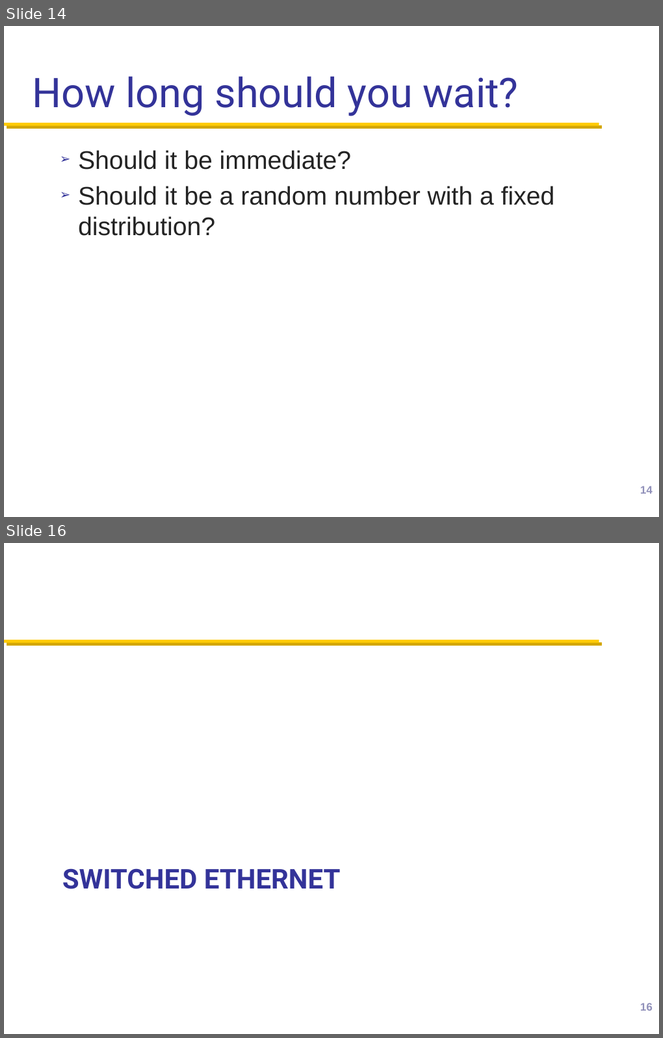
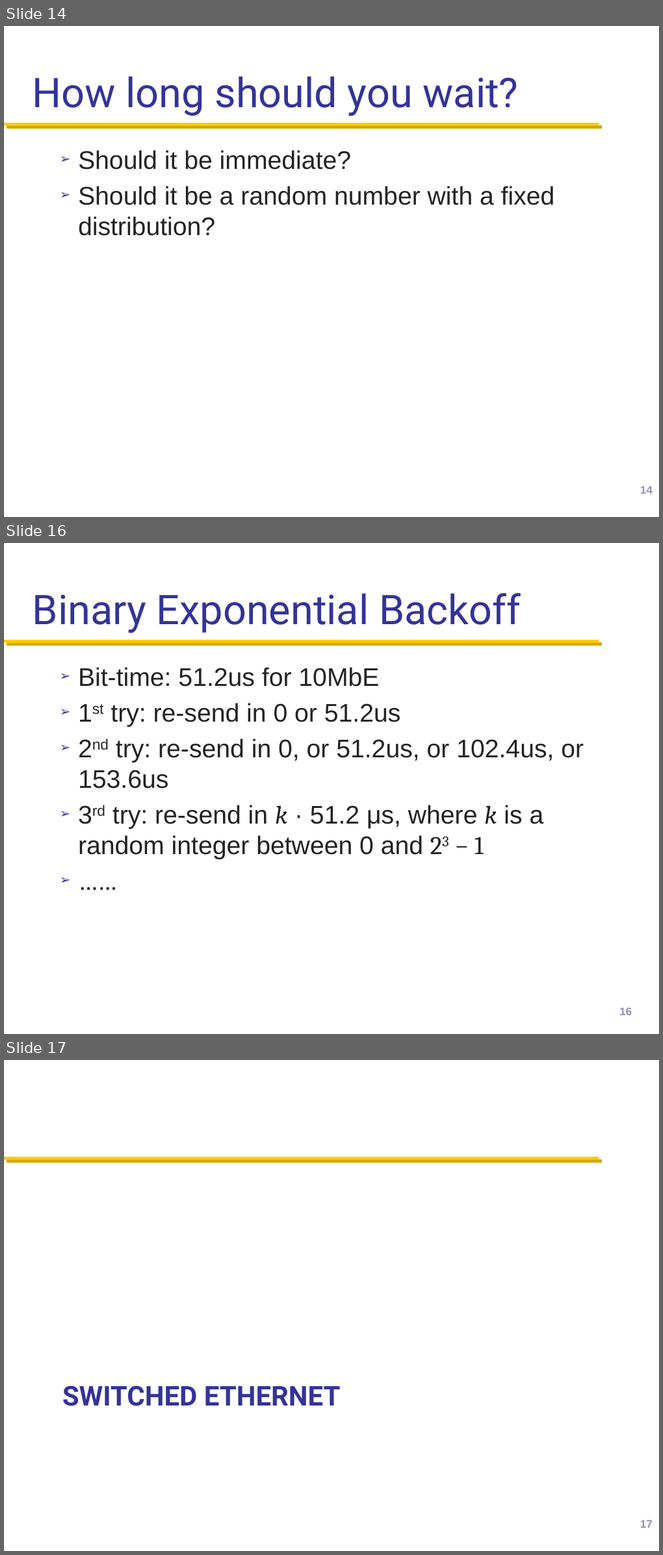
Before and after one commit to henryhxu/CSCI4430-ESTR4120, a slide deck: lectures/lec15.pptx. Shown one above the other, each under a label of ours: slides 14 and 16 before the commit, slides 14, 16 and 17 after it; the slides between them are not shown. The pictures are 663x1038 and 663x1555 pixels, drawn with LibreOffice and Linux fonts; fonts in the diff are those of the drawing; background and template pictures are left out. Boxes give left, top, right and bottom in pixels: in the first picture for what was removed or moved away, otherwise in the second. Text is boxed around its words. In the diff, an @@ line names an element or a change of style, - is before the commit and + after.

```diff
--- a/lectures/lec15.pptx
+++ b/lectures/lec15.pptx
@@ slide 16 added at (4,543,659,1034), background #FFFFFF; not listed: 1 template element that a slide beside it also shows @@
@@ title added at (33,593,521,633), 45 pt, text #333399 @@
+Binary Exponential Backoff
@@ text added at (78,667,584,860), 28 pt, text #232323 @@
+➢ Bit-time: 51.2us for 10MbE
+➢ 1st try: re-send in 0 or 51.2us
+➢ 2nd try: re-send in 0, or 51.2us, or 102.4us, or 153.6us
+➢ 3rd try: re-send in k · 51.2 μs, where k is a random integer between 0 and 23 − 1
+➢ ……
@@ page number added at (620,1008,632,1016), 12 pt, text #9090BA @@
+16
@@ what was slide 16 is now slide 17 @@
@@ page number at (640,1520,653,1528): text changed @@
-16
+17
```
Also in this commit, not shown: 6 slides changed.
